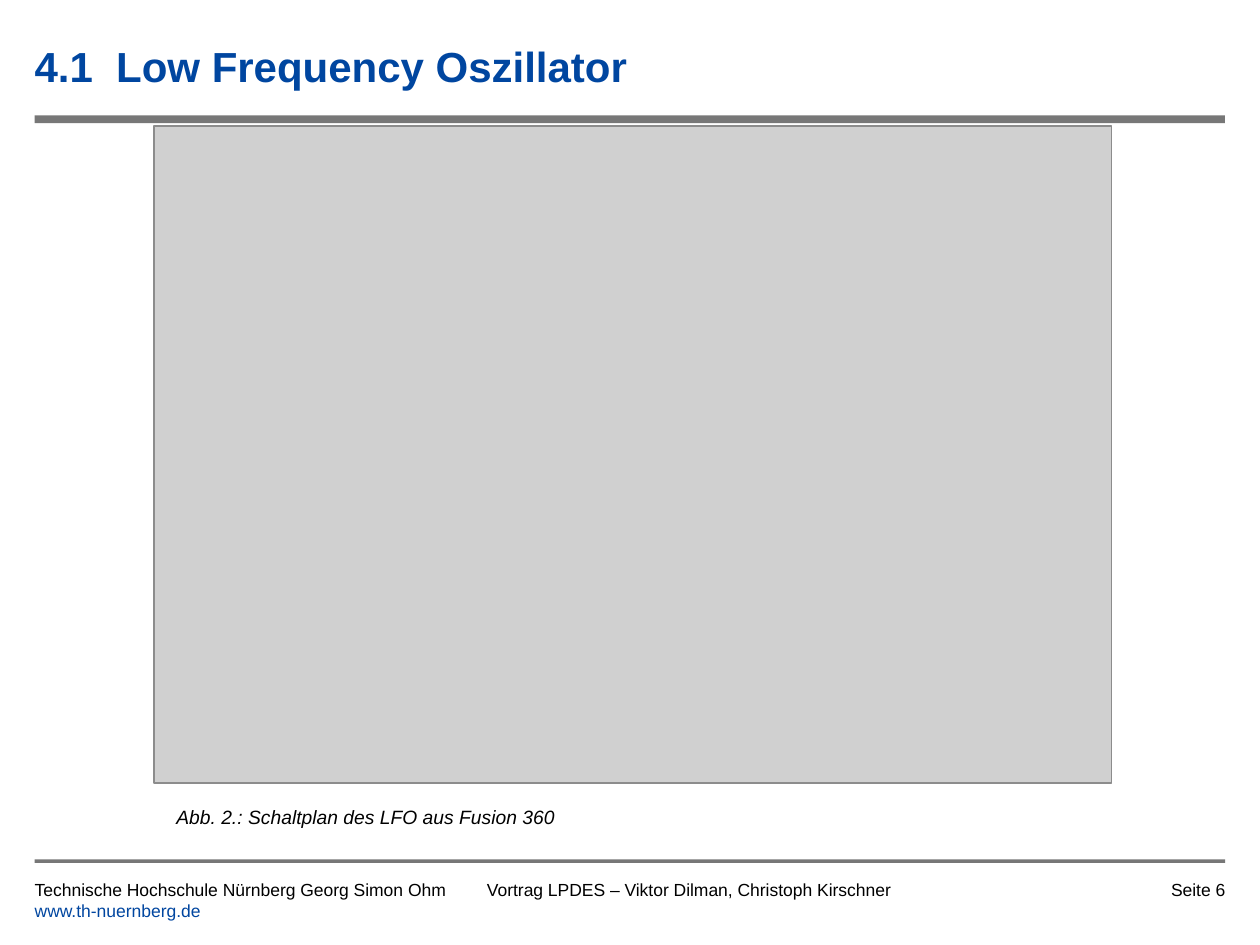
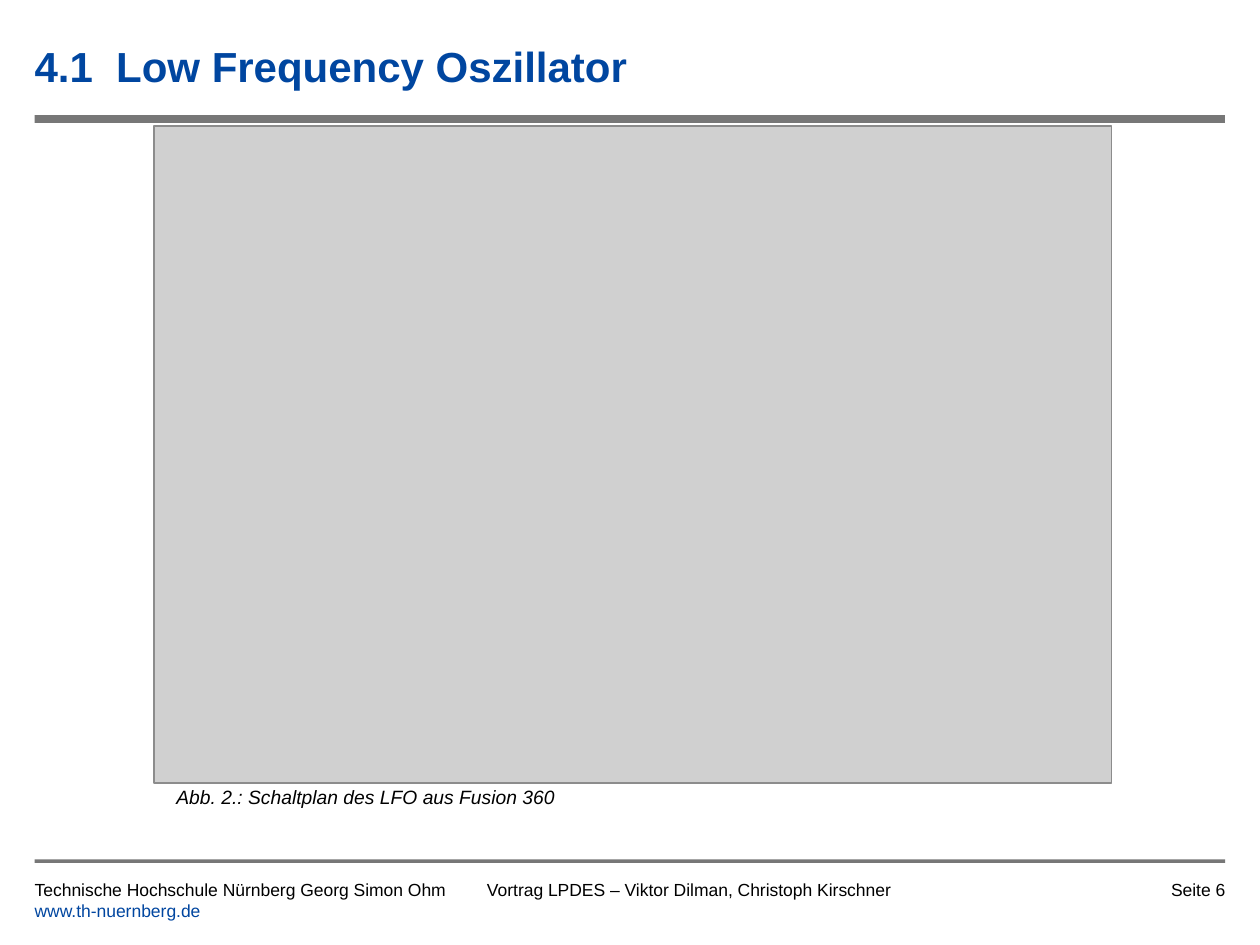
Before and after one commit to tsedlmeier/Synthesizer, a slide deck: slide 6 of Vortrag/Leiterplatte_als_Musikinstrument_Kirschner_Dilman.pptx. Drawn at 1260x945 pixels with LibreOffice and Linux fonts; fonts in the diff are those of the drawing; grey boxes stand for pictures; background and template pictures are left out. Boxes give left, top, right and bottom in pixels: in the first picture for what was removed or moved away, otherwise in the second. Text is boxed around its words. In the diff, an @@ line names an element or a change of style, - is before the commit and + after.

```diff
--- a/Vortrag/Leiterplatte_als_Musikinstrument_Kirschner_Dilman.pptx
+++ b/Vortrag/Leiterplatte_als_Musikinstrument_Kirschner_Dilman.pptx
@@ text "Abb. 2.: Schaltplan des LFO ...": place and size @@
-text "Abb. 2.: Schaltplan des LFO ..." at (176, 810, 554, 828)
+text "Abb. 2.: Schaltplan des LFO ..." at (176, 790, 554, 808)
```
Also in this commit, not shown: 6 other slides changed, 1 other file.
